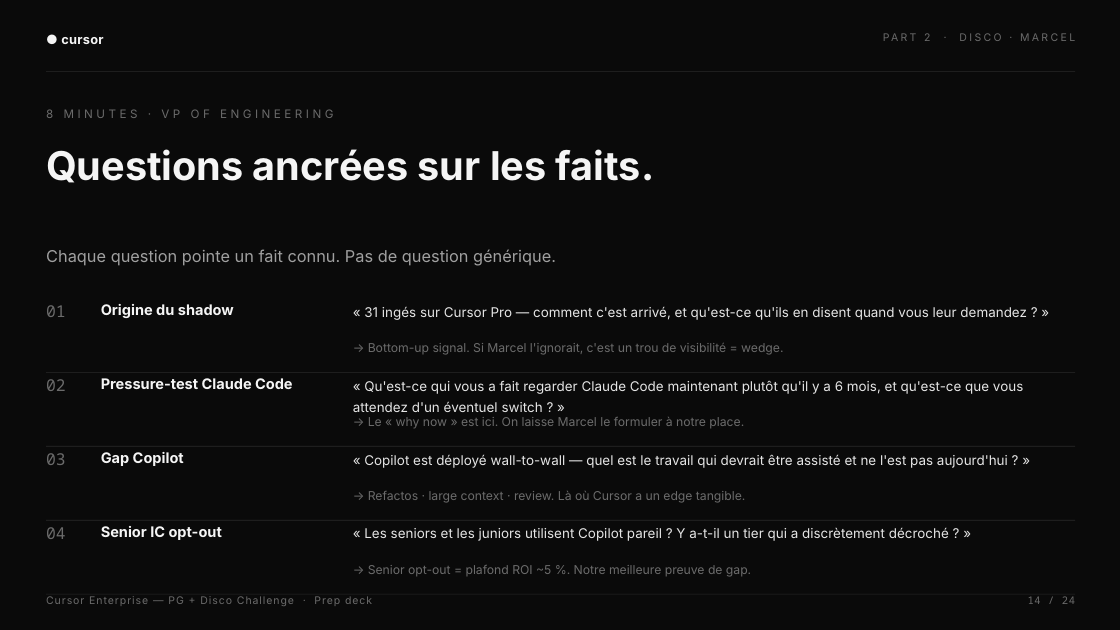
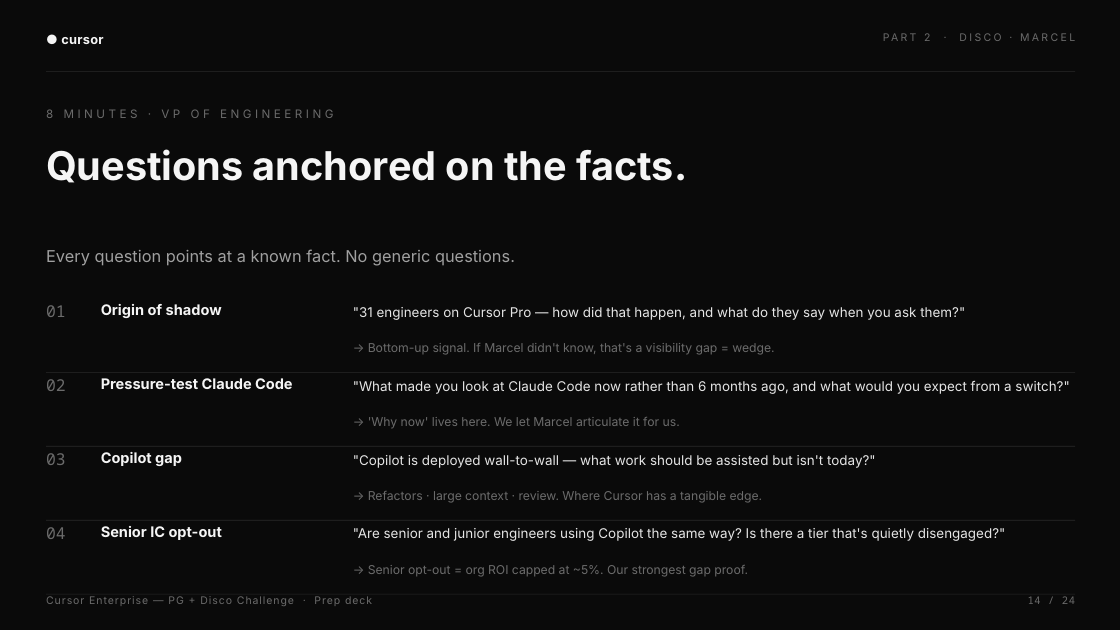
Before and after one commit to heliemonnoyeur-source/media-ae-cockpit, a slide deck: slide 14 of decks/Cursor_Enterprise_Disco_Challenge.pptx. Drawn at 1120x630 pixels with LibreOffice and Linux fonts; fonts in the diff are those of the drawing. Boxes give left, top, right and bottom in pixels: in the first picture for what was removed or moved away, otherwise in the second. Text is boxed around its words. In the diff, an @@ line names an element or a change of style, - is before the commit and + after.

```diff
--- a/decks/Cursor_Enterprise_Disco_Challenge.pptx
+++ b/decks/Cursor_Enterprise_Disco_Challenge.pptx
@@ text at [46, 149, 687, 183]: text changed @@
-Questions ancrées sur les faits.
+Questions anchored on the facts.
@@ text at [46, 249, 515, 266]: text changed @@
-Chaque question pointe un fait connu. Pas de question générique.
+Every question points at a known fact. No generic questions.
@@ text at [101, 304, 222, 318]: text changed @@
-Origine du shadow
+Origin of shadow
@@ text at [353, 307, 965, 320]: text changed @@
-« 31 ingés sur Cursor Pro — comment c'est arrivé, et qu'est-ce qu'ils en disent quand vous leur demandez ? »
+"31 engineers on Cursor Pro — how did that happen, and what do they say when you ask them?"
@@ text at [368, 343, 774, 355]: text changed @@
-→ Bottom-up signal. Si Marcel l'ignorait, c'est un trou de visibilité = wedge.
+→ Bottom-up signal. If Marcel didn't know, that's a visibility gap = wedge.
@@ text at [353, 380, 1069, 394]: text changed @@
-« Qu'est-ce qui vous a fait regarder Claude Code maintenant plutôt qu'il y a 6 mois, et qu'est-ce que vous attendez d'un éventuel switch ? »
+"What made you look at Claude Code now rather than 6 months ago, and what would you expect from a switch?"
@@ text at [368, 417, 680, 428]: text changed @@
-→ Le « why now » est ici. On laisse Marcel le formuler à notre place.
+→ 'Why now' lives here. We let Marcel articulate it for us.
@@ text at [101, 452, 182, 466]: text changed @@
-Gap Copilot
+Copilot gap
@@ text at [353, 455, 876, 468]: text changed @@
-« Copilot est déployé wall-to-wall — quel est le travail qui devrait être assisté et ne l'est pas aujourd'hui ? »
+"Copilot is deployed wall-to-wall — what work should be assisted but isn't today?"
@@ text at [368, 491, 763, 503]: text changed @@
-→ Refactos · large context · review. Là où Cursor a un edge tangible.
+→ Refactors · large context · review. Where Cursor has a tangible edge.
@@ text at [353, 528, 1006, 541]: text changed @@
-« Les seniors et les juniors utilisent Copilot pareil ? Y a-t-il un tier qui a discrètement décroché ? »
+"Are senior and junior engineers using Copilot the same way? Is there a tier that's quietly disengaged?"
@@ text at [368, 565, 748, 577]: text changed @@
-→ Senior opt-out = plafond ROI ~5 %. Notre meilleure preuve de gap.
+→ Senior opt-out = org ROI capped at ~5%. Our strongest gap proof.
```
Also in this commit, not shown: 22 other slides changed, 1 slide added, 1 slide removed, 27 other files.
